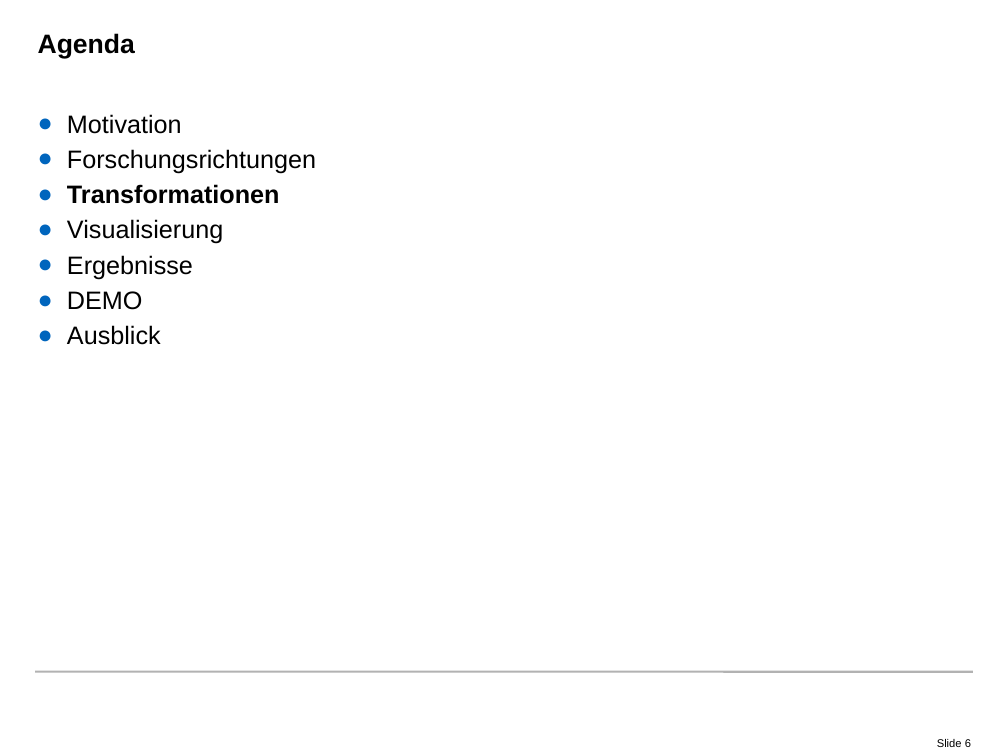
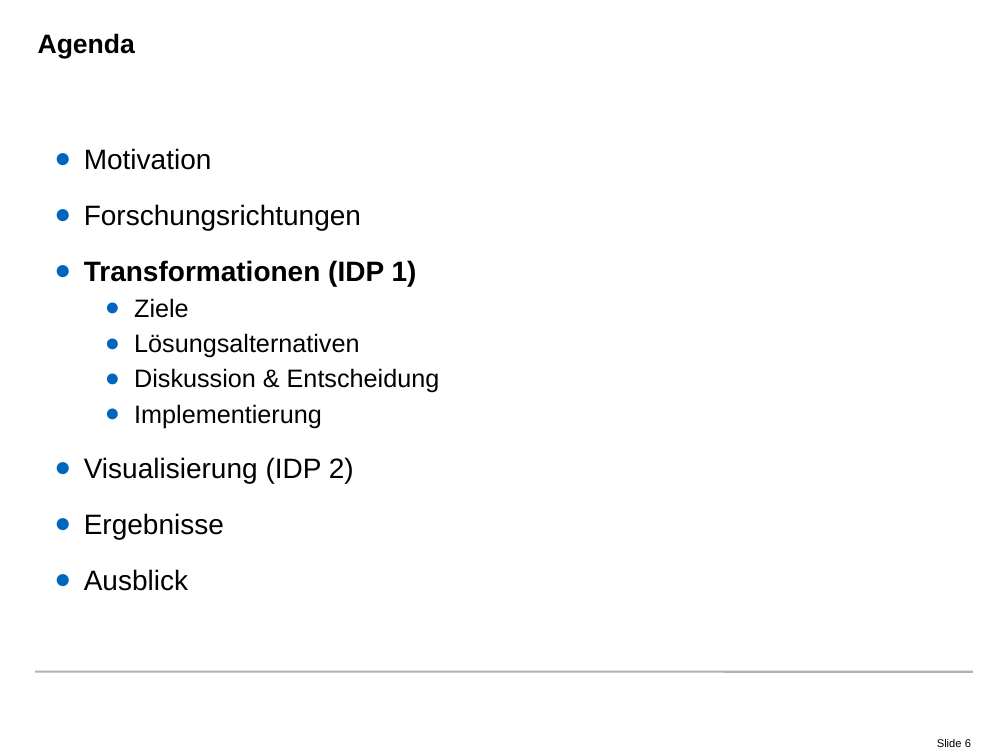
Before and after one commit to radke-tum/idp, a slide deck: slide 6 of pssif/doc/PSSIF.pptx. Drawn at 1008x756 pixels with LibreOffice and Linux fonts; fonts in the diff are those of the drawing; background and template pictures are left out. Boxes give left, top, right and bottom in pixels: in the first picture for what was removed or moved away, otherwise in the second. Text is boxed around its words. In the diff, an @@ line names an element or a change of style, - is before the commit and + after.

```diff
--- a/pssif/doc/PSSIF.pptx
+++ b/pssif/doc/PSSIF.pptx
@@ text "Motivation": place and size @@
-text "Motivation" at (67, 114, 316, 345)
+text "Motivation" at (84, 148, 440, 591)
@@ text at (84, 148, 361, 591): size 18 to 20 pt in "Motivation", "Forschungsrichtungen", "Ergebnisse", "Ausblick"; line spacing 1 to 1.5 @@
@@ text at (84, 260, 440, 483): text changed; bold off @@
-● Transformationen
-● Visualisierung
+● Transformationen (IDP 1)
+  ● Ziele
+  ● Lösungsalternativen
+  ● Diskussion & Entscheidung
+  ● Implementierung
+● Visualisierung (IDP 2)
@@ text at (67, 291, 143, 310): paragraph removed @@
-● DEMO
```
Also in this commit, not shown: 32 other slides changed, 4 slides added, 6 slides removed, 8 other files.
